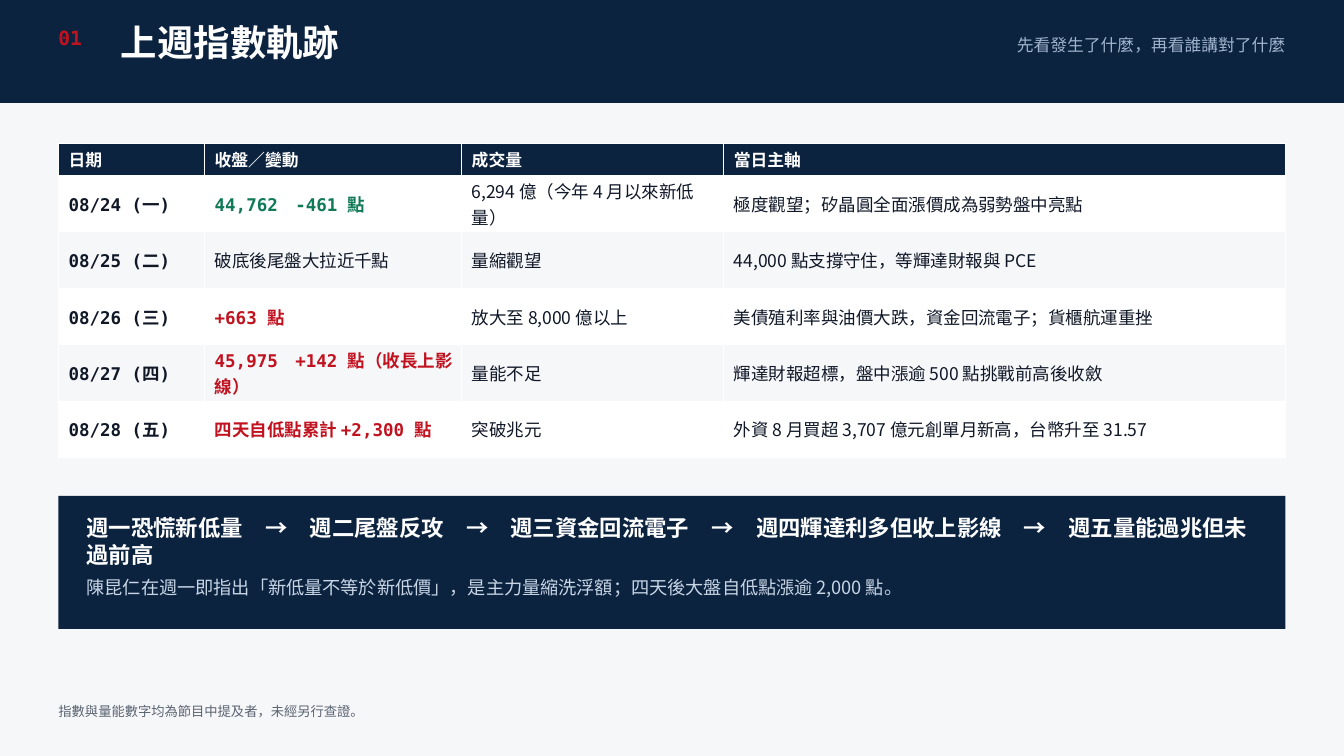
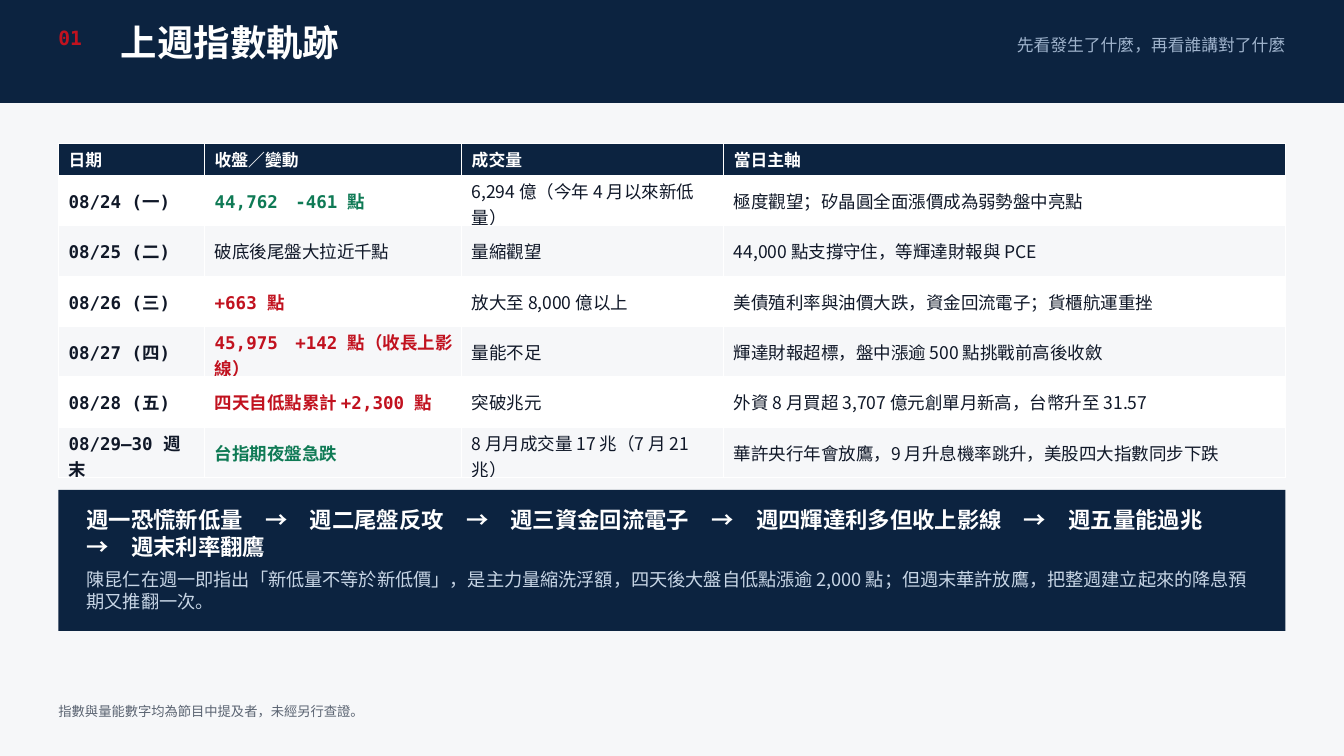
Before and after one commit to ycy1997alex/ycy1997alex-oss-projects, a slide deck: slide 2 of iThome-2026-Ironman/Day16_20260830/Stock_Weekly_Review_20260824-0828.pptx. Drawn at 1344x756 pixels with LibreOffice and Linux fonts; fonts in the diff are those of the drawing. Boxes give left, top, right and bottom in pixels: in the first picture for what was removed or moved away, otherwise in the second. Text is boxed around its words. In the diff, an @@ line names an element or a change of style, - is before the commit and + after.

```diff
--- a/iThome-2026-Ironman/Day16_20260830/Stock_Weekly_Review_20260824-0828.pptx
+++ b/iThome-2026-Ironman/Day16_20260830/Stock_Weekly_Review_20260824-0828.pptx
@@ table at box(58, 143, 1286, 481) @@
+row 7: 08/29–30 週末 | 台指期夜盤急跌 | 8 月月成交量 17 兆（7 月 21 兆） | 華許央行年會放鷹，9 月升息機率跳升，美股四大指數同步下跌
@@ rectangle: place and size @@
-rectangle at box(58, 496, 1286, 629)
+rectangle at box(58, 490, 1286, 631)
@@ text at box(87, 509, 1247, 610): text changed; size 16 to 13 pt; text colour #FFFFFF to #C7D5E5; bold off @@
-週一恐慌新低量 → 週二尾盤反攻 → 週三資金回流電子 → 週四輝達利多但收上影線 → 週五量能過兆但未過前高
-陳昆仁在週一即指出「新低量不等於新低價」，是主力量縮洗浮額；四天後大盤自低點漲逾 2,000 點。
+週一恐慌新低量 → 週二尾盤反攻 → 週三資金回流電子 → 週四輝達利多但收上影線 → 週五量能過兆 → 週末利率翻鷹
+陳昆仁在週一即指出「新低量不等於新低價」，是主力量縮洗浮額，四天後大盤自低點漲逾 2,000 點；但週末華許放鷹，把整週建立起來的降息預期又推翻一次。
```
Also in this commit, not shown: 8 other slides changed, 1 other file.
